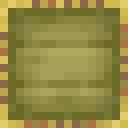
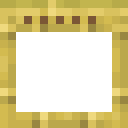
Two versions of the same layered image (128px x 128px). Layer-by-layer changes:
added group "scaffolding_side_unstable" with 4 layers above "scaffolding_top_old" over [0, 0, 128, 128]
added layer "Layer 3" in group "scaffolding_side_unstable" over [0, 0, 128, 16]
added layer "Layer 2" in group "scaffolding_side_unstable" over [0, 0, 128, 16]
added layer "scaffolding_side" in group "scaffolding_side_unstable" over [0, 0, 128, 128]
hid "scaffolding_top copy" (1st of 2) over [0, 0, 128, 128]
"bamboo_block": opacity 55% → 100% over [0, 0, 128, 128]
hid "seat_top copy" over [0, 0, 128, 128]
